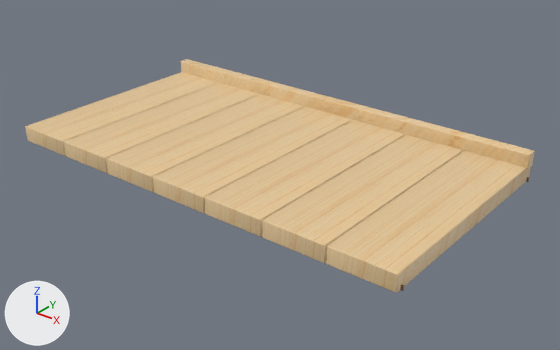
One commit to the FBX model Assets/KominkaHillside/Models/WashPremium/HinokiBath.fbx: the scene before it, then after it.
Camera for both pictures: a 50 mm lens placed at (1.295, -1.549, 0.909), pointed at (0.056, 0.0, -0.051). The axes (+X, +Y, +Z) are drawn at lower left. The lights are the same throughout. The first picture is the older version. Where no turn or scale is listed for an object, it has been applied to the vertices.

Before the edit, the objects in view are built like this:
```python
me_cube_015 = bpy.data.meshes.new('Cube.015')
me_cube_015.from_pydata(...)  # 616 vertices, 1188 faces; spans x -0.648..0.648, y -0.345..0.345, z -0.038..0.069
me_cube_015.materials.append(mat_premiumwash_fixture)
ob_hinokibath_mesh = bpy.data.objects.new('HinokiBath_Mesh', me_cube_015)
ob_hinokibath_mesh.location = (0.0, 0.0, 0.0)
```
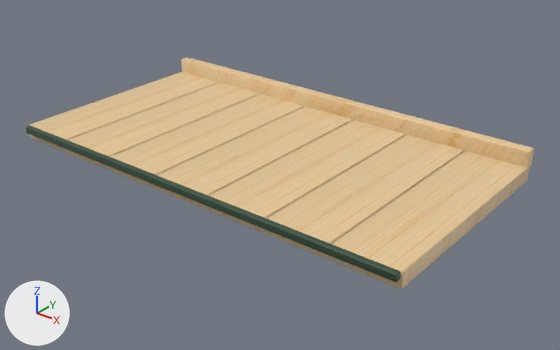
The edits, one by one:
me_cube_015 is used by ob_hinokibath_mesh; location (0.0, 0.0, 0.0).
me_cube_015 had 616 vertices, 1188 faces and spanned x -0.648..0.648, y -0.345..0.345, z -0.038..0.069.
me_cube_015 now has 552 vertices, 1064 faces and spans x -0.645..0.645, y -0.346..0.345, z -0.038..0.077.
me_cube_015 part 1: the loose piece of 56 vertices spanning x -0.458..-0.278, y -0.345..0.345, z -0.018..0.03 is scaled about its middle by (0.991, 0.953, 0.943), then moved by (-0.187, 0.0, 0.001).
me_cube_015 part 2: the loose piece of 56 vertices spanning x -0.09..0.09, y -0.345..0.345, z -0.018..0.03 is scaled about its middle by (0.991, 0.953, 0.943), then moved by (-0.37, 0.0, 0.001).
me_cube_015 part 3: the loose piece of 56 vertices spanning x -0.275..-0.094, y -0.345..0.345, z -0.018..0.03 is scaled about its middle by (0.991, 0.953, 0.943), then moved by (-0.001, 0.0, 0.001).
me_cube_015 part 4: the loose piece of 56 vertices spanning x 0.094..0.275, y -0.345..0.345, z -0.018..0.03 is scaled about its middle by (0.991, 0.953, 0.943), then moved by (-0.184, 0.0, 0.001).
me_cube_015 part 5: the loose piece of 56 vertices spanning x 0.277..0.458, y -0.345..0.345, z -0.018..0.03 is scaled about its middle by (0.991, 0.953, 0.943), then moved by (-0.183, 0.0, 0.001).
me_cube_015 part 6: the loose piece of 56 vertices spanning x 0.277..0.458, y -0.345..0.345, z -0.018..0.03 is copied, and the copy is scaled about its middle by (0.991, 0.953, 0.943), then moved by (0.002, 0.0, 0.001); it spans x 0.28..0.46, y -0.329..0.329, z -0.016..0.03.
me_cube_015 part 7: the loose piece of 56 vertices spanning x 0.461..0.642, y -0.345..0.345, z -0.018..0.03 is copied, and the copy is scaled about its middle by (0.991, 0.953, 0.943), then moved by (0.003, 0.0, 0.001); it spans x 0.465..0.645, y -0.329..0.329, z -0.016..0.03.
me_cube_015 part 8: the loose piece of 56 vertices spanning x -0.647..0.647, y 0.309..0.345, z 0.024..0.069 is scaled about its middle by (0.996, 0.933, 1.15), then moved by (0.0, 0.001, 0.004).
Part 9, on me_cube_015:
166 vertices are removed from x -0.648..0.648, y -0.345..0.345, z -0.018..0.03.
324 faces are deleted.
2 vertices move within x -0.639..0.639, y -0.345, z 0.027.
37 vertices are added at x -0.64..0.64, y -0.346..-0.328, z 0.008..0.029.
12 new vertices lie (1.273, 0.0, 0.0) away from vertices in x -0.637, y -0.346..-0.328, z 0.008..0.029.
5 new vertices lie (0.0, 0.011, 0.0) away from vertices in x -0.64..0.64, y -0.343, z 0.009..0.025.
108 new faces join them.
Other edits to the shape of me_cube_015 do not show in these pictures.

What differs and where, as boxes [x1, y1, x2, y2] in the pictures (560 x 350 px; the box of a moved part takes in the faces that stretch with it):
'HinokiBath_Mesh', reshaped
    before: [25, 59, 535, 293]
    after: [26, 57, 534, 289]
part 1 of me_cube_015, moved or reshaped
    before: [64, 83, 260, 173]
    after: [30, 72, 219, 153]
part 2 of me_cube_015, moved or reshaped
    before: [153, 106, 352, 213]
    after: [68, 82, 260, 170]
part 3 of me_cube_015, moved or reshaped
    before: [106, 94, 304, 192]
    after: [111, 94, 304, 189]
part 4 of me_cube_015, moved or reshaped
    before: [205, 120, 405, 237]
    after: [158, 106, 353, 210]
part 5 of me_cube_015, moved or reshaped
    before: [262, 135, 463, 263]
    after: [210, 120, 406, 233]
part 6 of me_cube_015, added (beige)
    after: [268, 135, 465, 259]
part 7 of me_cube_015, added (beige)
    after: [332, 151, 529, 289]
part 8 of me_cube_015, moved or reshaped
    before: [181, 59, 535, 169]
    after: [181, 57, 534, 168]
part 9 of me_cube_015, reshaped
    before: [25, 72, 531, 293]
    after: [26, 126, 401, 282]
